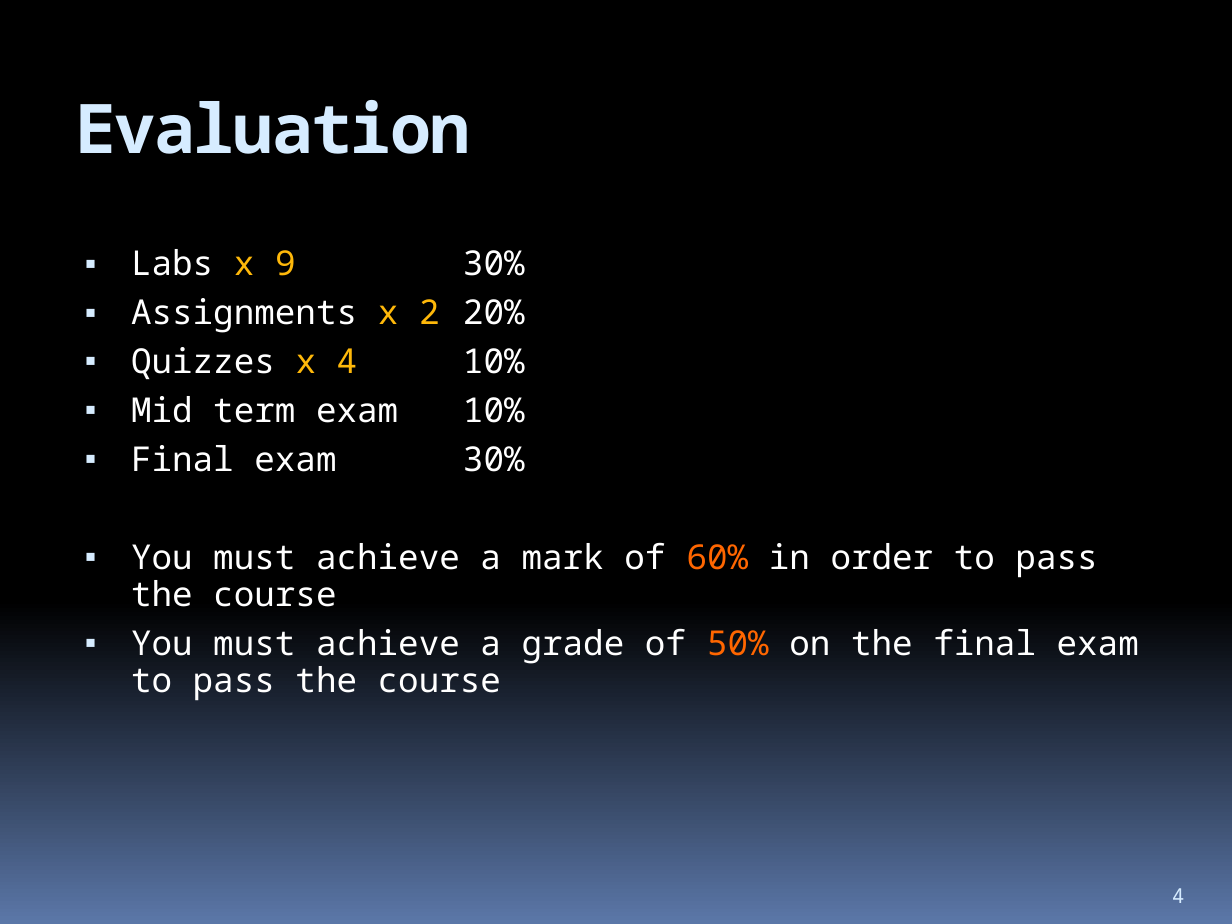
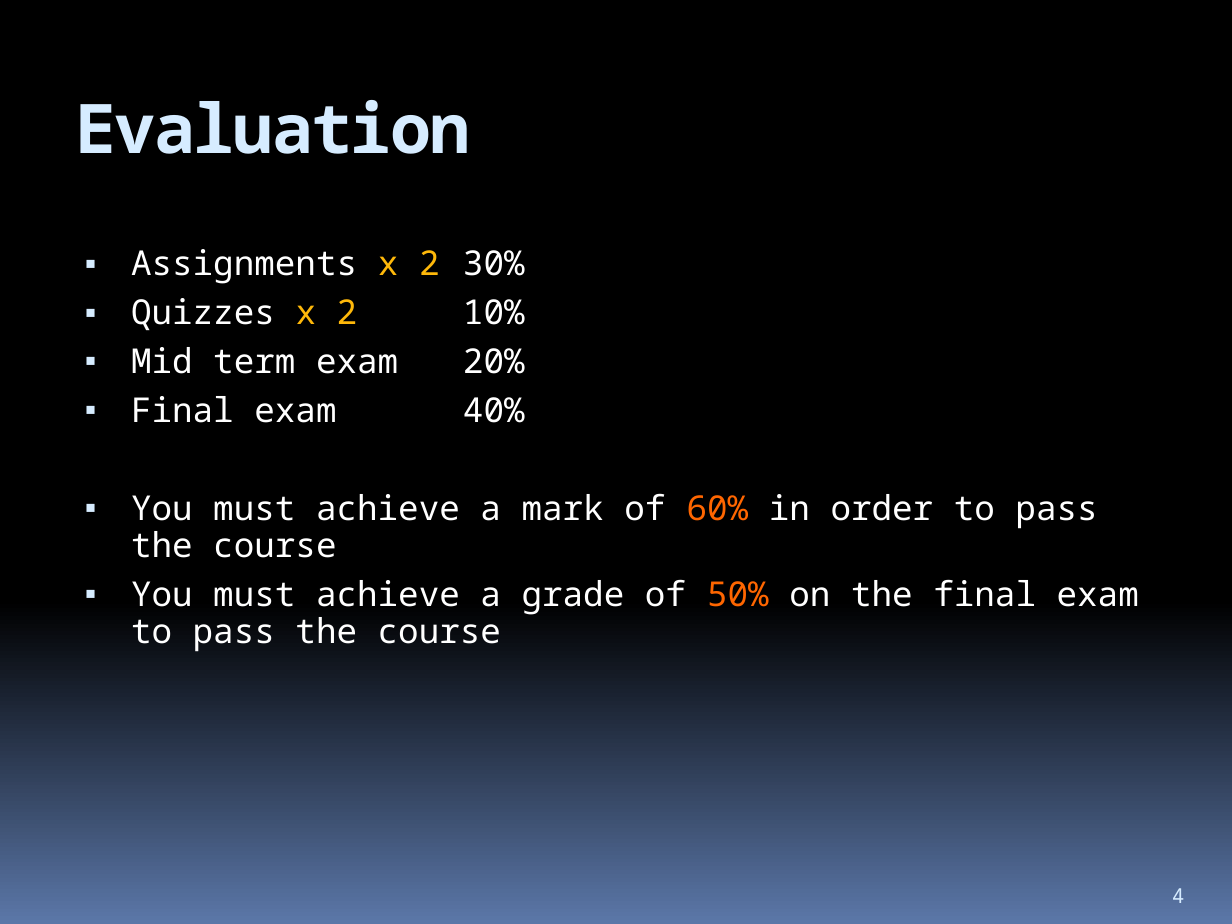
Before and after one commit to hchan/comp2613, a slide deck: slide 4 of coursePresentation.pptx. Drawn at 1232x924 pixels with LibreOffice and Linux fonts; fonts in the diff are those of the drawing. Boxes give left, top, right and bottom in pixels: in the first picture for what was removed or moved away, otherwise in the second. Text is boxed around its words. In the diff, an @@ line names an element or a change of style, - is before the commit and + after.

```diff
--- a/coursePresentation.pptx
+++ b/coursePresentation.pptx
@@ text at (131,249,525,423): text changed @@
-▪ Labs x 9 30%
-▪ Assignments x 2 20%
-▪ Quizzes x 4 10%
-▪ Mid term exam 10%
-▪ Final exam 30%
+▪ Assignments x 2 30%
+▪ Quizzes x 2 10%
+▪ Mid term exam 20%
+▪ Final exam 40%
```
Also in this commit, not shown: 1 other file.
